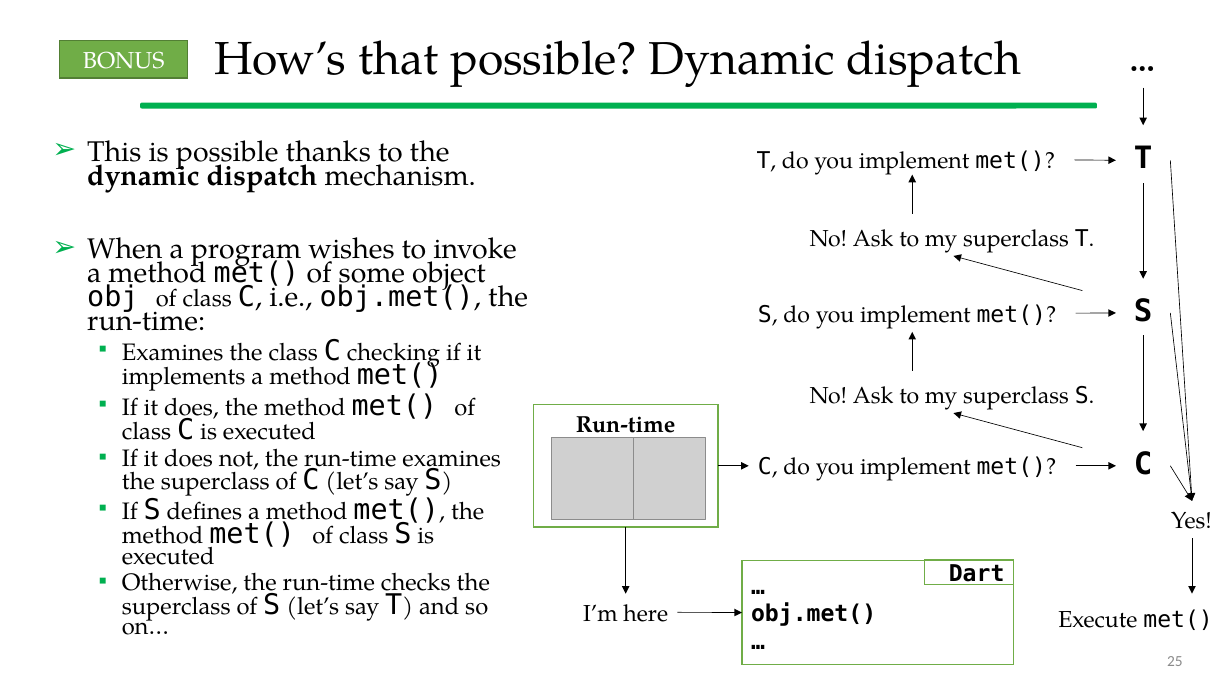
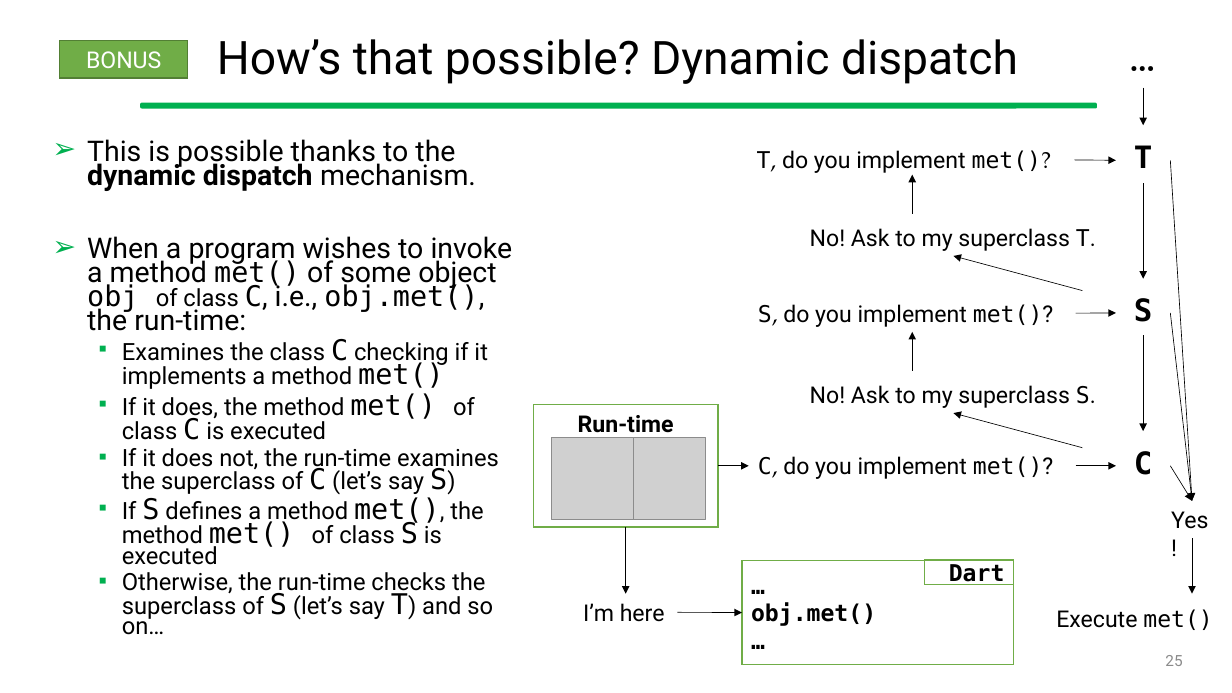
Before and after one commit to gcappon/bwthw, a slide deck: slide 25 of lab_03-dart_101_part_2/lab_03-dart_101_part_2.pptx. Drawn at 1232x693 pixels with LibreOffice and Linux fonts; fonts in the diff are those of the drawing; grey boxes stand for pictures. Boxes give left, top, right and bottom in pixels: in the first picture for what was removed or moved away, otherwise in the second. Text is boxed around its words. In the diff, an @@ line names an element or a change of style, - is before the commit and + after.

```diff
--- a/lab_03-dart_101_part_2/lab_03-dart_101_part_2.pptx
+++ b/lab_03-dart_101_part_2/lab_03-dart_101_part_2.pptx
@@ font TeX Gyre Pagella to Roboto in 7 elements at (217, 39, 1018, 84), (583, 603, 665, 622), (533, 405, 718, 528), (1171, 511, 1208, 529), (810, 385, 1096, 408), (810, 228, 1096, 251), (60, 41, 188, 78) @@
@@ text "This is possible thanks to ..." at (87, 139, 513, 635): font TeX Gyre Pagella to Roboto in "This is possible thanks to the dynamic ...", "When a program wishes to invoke a ...", "Examines the class checking if it implements ...", "If it does, the method of class ..." and 3 more places @@
@@ text "T, do you implement met()?" at (757, 150, 1052, 173): font TeX Gyre Pagella to Roboto in "do you implement" @@
@@ text "S, do you implement met()?" at (758, 304, 1053, 327): font TeX Gyre Pagella to Roboto in "do you implement met()?" @@
@@ text "C, do you implement met()?" at (758, 456, 1053, 479): font TeX Gyre Pagella to Roboto in "do you implement met()?" @@
@@ text "Execute met()" at (1056, 609, 1213, 630): font TeX Gyre Pagella to Roboto in "Execute" @@
@@ page number at (1165, 655, 1182, 666): font Calibri to Roboto @@
```
Also in this commit, not shown: 66 other slides changed, 3 other files.
